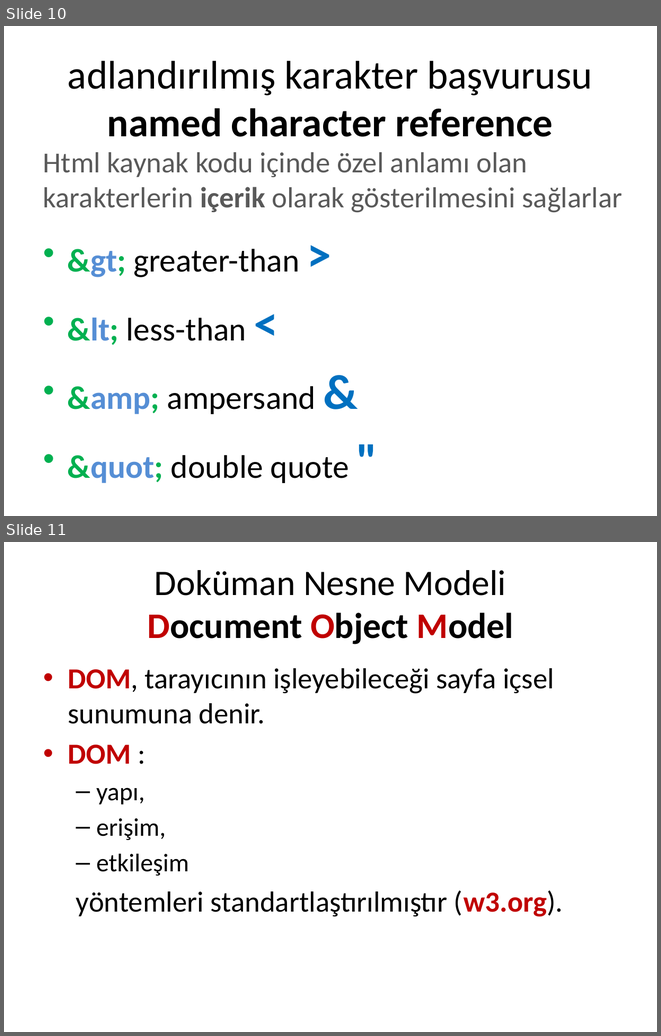
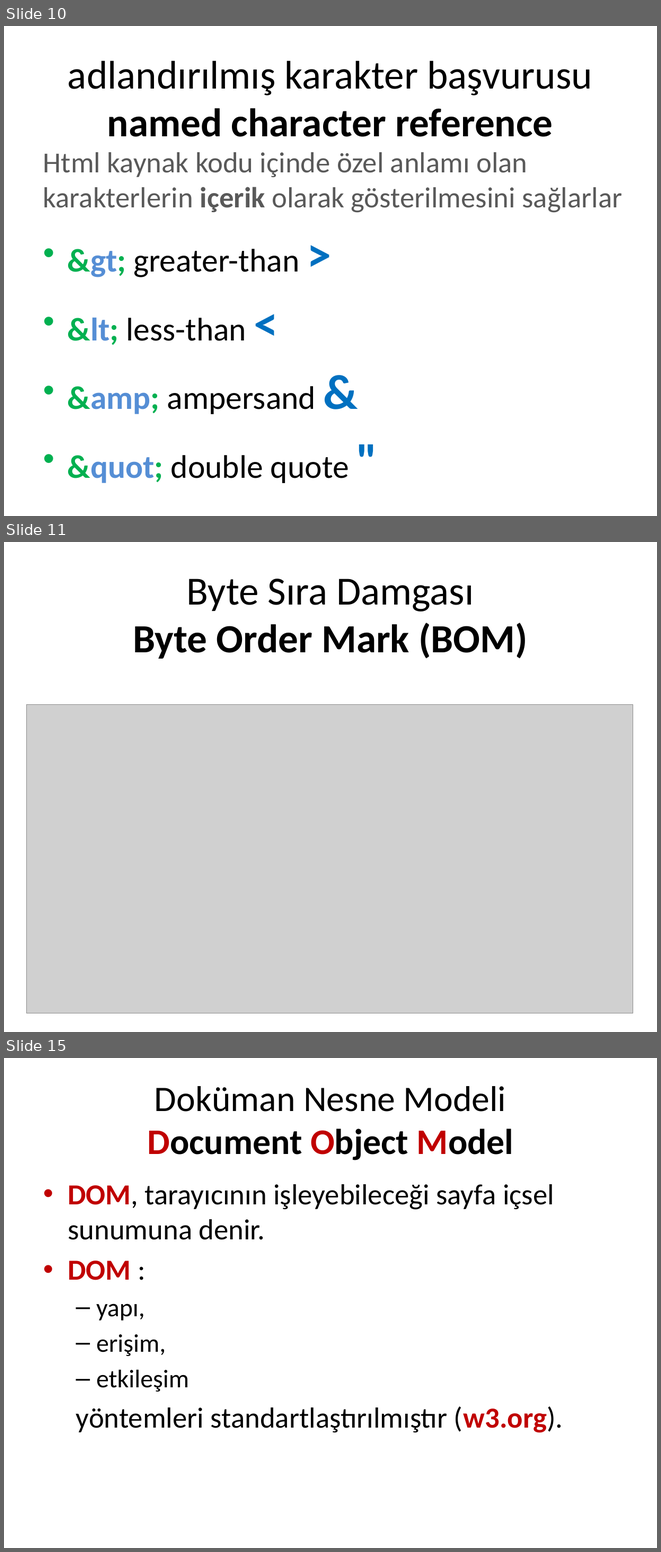
Before and after one commit to cemmerven/html, a slide deck: Html doküman yapısı.pptx. Shown one above the other, each under a label of ours: slides 10 and 11 before the commit, slides 10, 11 and 15 after it; the slides between them are not shown. The pictures are 661x1036 and 661x1552 pixels, drawn with LibreOffice and Linux fonts; fonts in the diff are those of the drawing; grey boxes stand for pictures. Boxes give left, top, right and bottom in pixels: in the first picture for what was removed or moved away, otherwise in the second. Text is boxed around its words. In the diff, an @@ line names an element or a change of style, - is before the commit and + after.

```diff
--- a/Html doküman yapısı.pptx
+++ b/Html doküman yapısı.pptx
@@ slide 11 added at <box>4,542,657,1032</box>, background #FFFFFF @@
@@ text added at <box>133,579,528,659</box>, 44 pt, text #000000, bold @@
+Byte Sıra Damgası
+Byte Order Mark (BOM)
@@ picture added at <box>27,705,633,1013</box> @@
@@ what was slide 11 is now slide 15 @@
```
Also in this commit, not shown: 3 other slides added, 1 other file.
